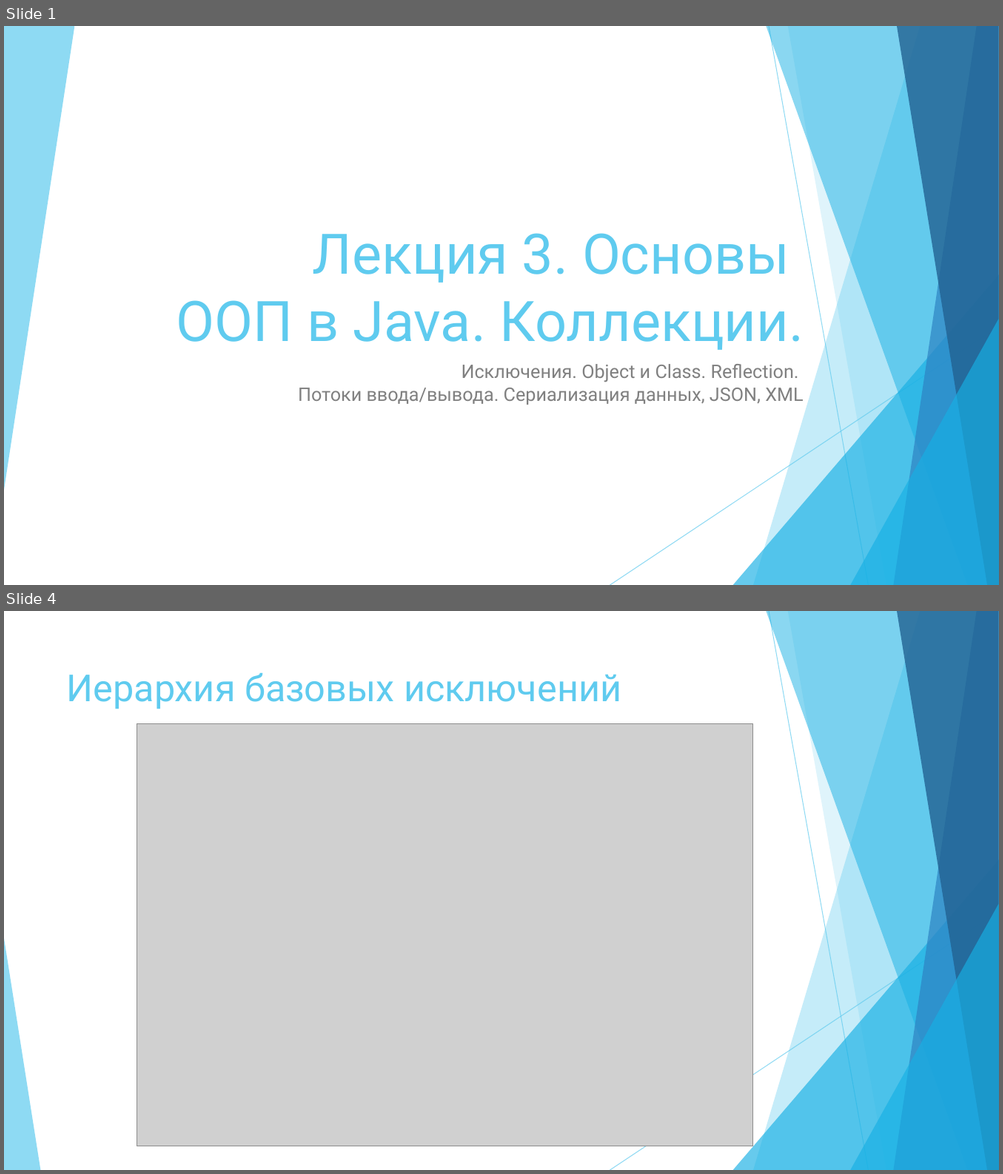
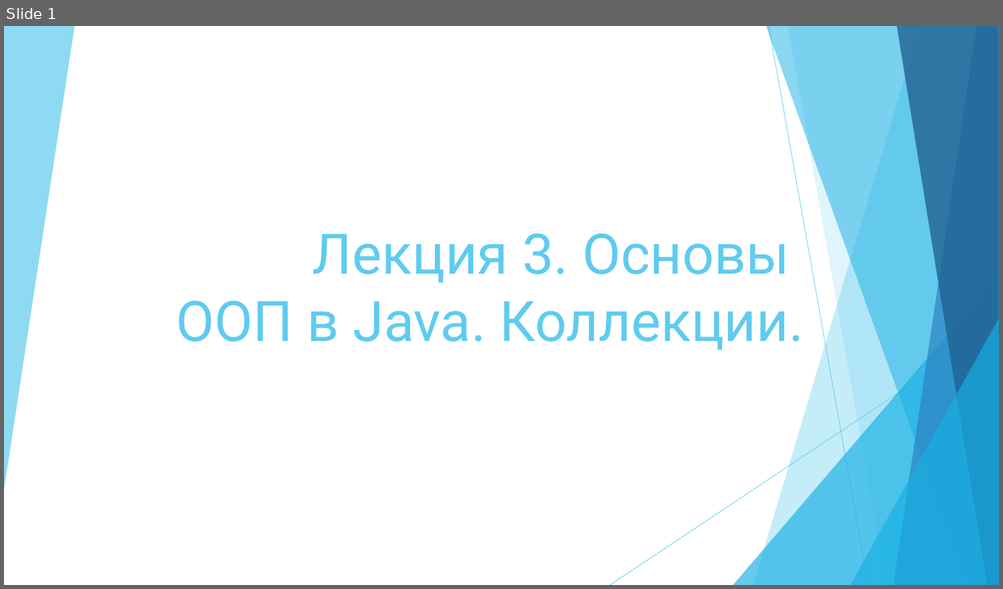
Before and after one commit to vvsirius/Presentations, a slide deck: 03. Java.pptx. Shown one above the other, each under a label of ours: slides 1 and 4 before the commit, slide 1 after it; the slides between them are not shown. The pictures are 1003x1174 and 1003x589 pixels, drawn with LibreOffice and Linux fonts; fonts in the diff are those of the drawing; grey boxes stand for pictures. Boxes give left, top, right and bottom in pixels: in the first picture for what was removed or moved away, otherwise in the second. Text is boxed around its words. In the diff, an @@ line names an element or a change of style, - is before the commit and + after.

```diff
--- a/03. Java.pptx
+++ b/03. Java.pptx
@@ slide 4 removed at bbox=[4, 611, 999, 1170], background #FFFFFF; not listed: 9 template elements that a slide beside it also shows @@
@@ title removed at bbox=[67, 673, 621, 709] @@
-Иерархия базовых исключений
@@ picture removed at bbox=[136, 723, 752, 1147] @@
@@ triangle removed at bbox=[4, 939, 40, 1170] @@
@@ page number removed at bbox=[748, 1113, 753, 1125] @@
-4
@@ slide 1 changed as well @@
@@ subtitle removed at bbox=[298, 364, 802, 405] @@
-Исключения. Object и Class. Reflection.
-Потоки ввода/вывода. Сериализация данных, JSON, XML
```
Also in this commit, not shown: 35 slides added, 37 other slides removed, 15 other files.
